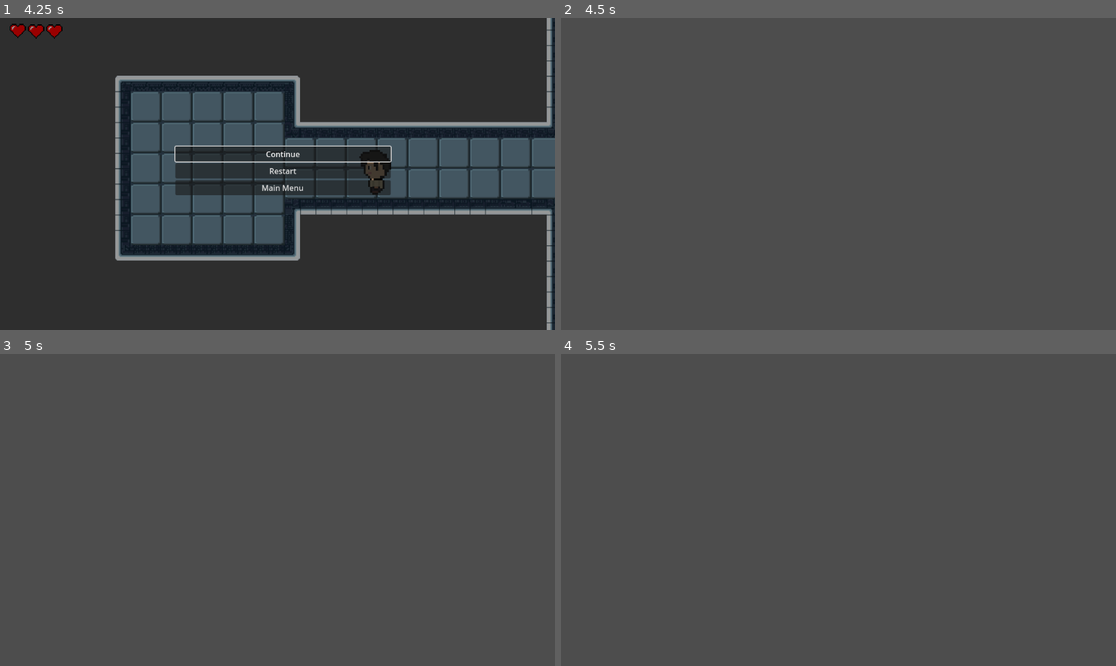
Above: before the commit, frames 1-4 (two rows, left to right).
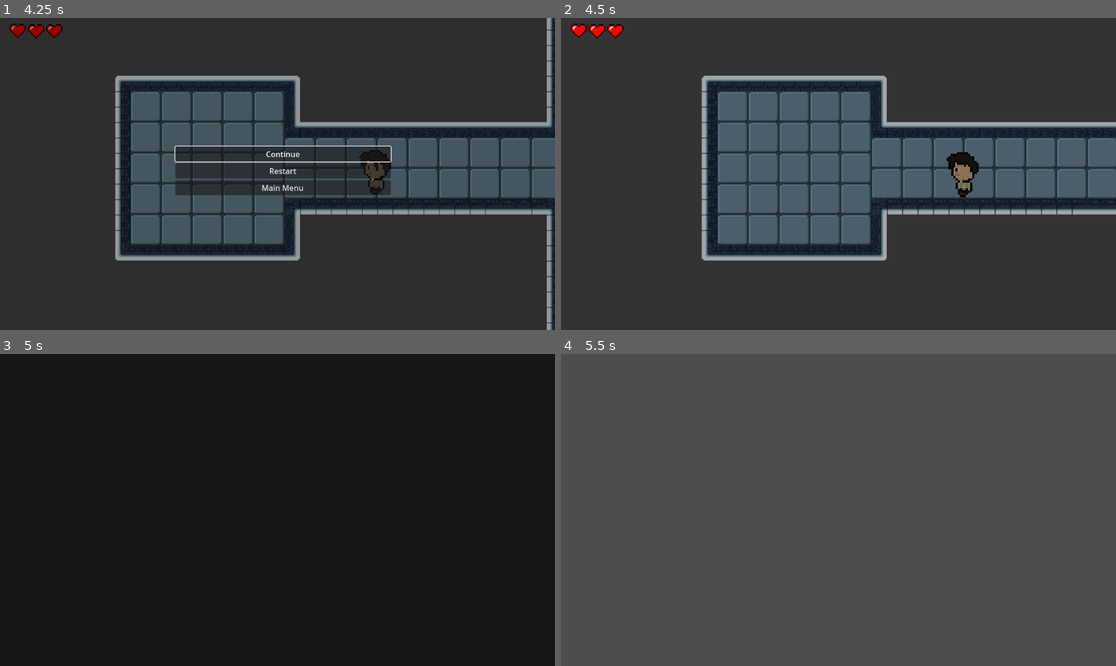
Above: after the commit, the same moments.

Repository: Toto-Iji/PixelRigSupaGodot
Game: Godot game, scene res://scenes/world.tscn
Two runs of this game, one before a commit and one after it. Both use one fixed random seed, a clock stepped at 60 frames per second and the inputs below. This scene is started directly instead of the project's main scene. The engine's default icon, where the game draws it, is replaced by a stand-in: a white triangle on a blue panel in a dark square.
Inputs (mouse positions are in pixels of both pictures, inside the frame that each line leads up to):
- Up to frame 1 (4.25 s): tap Enter (ui_accept) at 0.5, 0.77, 3.77 s; move the mouse to (399, 158) at 0.52 s; hold D (Right) 0.53-1.25 s; tap Space (Attack) at 0.6, 2.1, 3.6 s; click (399, 158) at 0.67 s; drag from (166, 189) to (249, 236) at 1.27 s; move the mouse to (333, 105) at 2.02 s; hold D (Right) 2.03-2.75 s; drag from (249, 236) to (111, 127) at 2.77 s; move the mouse to (444, 220) at 3.52 s; hold A (Left) from 3.53 s (still down); tap Escape (ui_cancel) at 4.15 s
- Up to frame 2 (4.5 s): release A (Left) at 4.25 s; click "Main Menu" at 4.25 s
- Up to frame 3 (5 s): no input
- Up to frame 4 (5.5 s): drag from (672, 463) to (755, 432) at 5.02 s

Frame 1 is identical in both runs. In frame 2, 98% of the frame differs, in the area x 0-100%, y 0-100%; in frame 3, 100%; in frame 4, nothing differs.

Commit message:
transitions for buttons

Diff:
--- a/pulled/scripts/computer_panel.gd
+++ b/pulled/scripts/computer_panel.gd
@@ -54,8 +54,12 @@
 		var scene_path = _current_selected_level.scene_path
 
 		if not scene_path.is_empty():
-			DebugLog.logv(["Loading level:", scene_path])
-			get_tree().change_scene_to_file(scene_path)
+			DebugLog.logv(["Loading level with transition:", scene_path])
+
+			# 🟢 Smooth fade transition
+			var transition = preload("res://scenes/transition_scene.tscn").instantiate()
+			get_tree().root.add_child(transition)
+			transition.start_transition(scene_path)
 		else:
 			DebugLog.logv(["Error: No scene path for level:", _current_selected_level.id])
 	else:
--- a/pulled/scripts/death_popup.gd
+++ b/pulled/scripts/death_popup.gd
@@ -19,8 +19,20 @@
 
 func _on_respawn_button_pressed():
 	hide_popup()
-	respawn_requested.emit()
+
+	# Add transition effect (same as restart logic in world.gd)
+	var transition = preload("res://scenes/transition_scene.tscn").instantiate()
+	get_tree().root.add_child(transition)
+
+	# Restart the current level smoothly
+	var current_scene_path = get_tree().current_scene.scene_file_path
+	transition.start_transition(current_scene_path)
+
 
 func _on_main_menu_button_pressed():
 	hide_popup()
-	main_menu_requested.emit()
+
+	# Add transition to main menu
+	var transition = preload("res://scenes/transition_scene.tscn").instantiate()
+	get_tree().root.add_child(transition)
+	transition.start_transition("res://scenes/main_menu_screen.tscn")
--- a/pulled/scripts/pause_menu.gd
+++ b/pulled/scripts/pause_menu.gd
@@ -35,9 +35,17 @@
 	# The world.gd script handles unpausing and scene changing after this signal.
 
 func _on_main_menu_button_pressed():
-	# 🏠 MAIN MENU: Signal the parent (world.gd) to handle the scene change logic
-	main_menu_pressed.emit()
-	# The world.gd script handles unpausing and scene changing after this signal.
+	# Unpause the game
+	get_tree().paused = false
+
+	# Add transition effect (same as death_popup)
+	var transition = preload("res://scenes/transition_scene.tscn").instantiate()
+	get_tree().root.add_child(transition)
+	transition.start_transition("res://scenes/main_menu_screen.tscn")
+
+	# Remove the pause menu right away
+	queue_free()
+
 
 # Optional: Allow the player to unpause by pressing Escape again while the menu is open
 func _unhandled_input(event):
